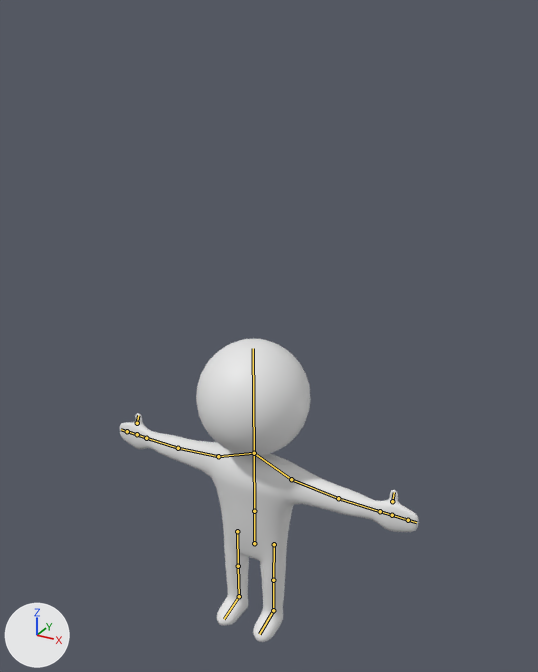
Two versions of the Blender file Content/Models/Humanoid.blend, one commit apart.
One viewpoint serves both versions: a 50 mm lens placed at (4.9, -8.44, 7.16), pointed at (0.11, 0.27, 2.8). Lighting does not change. The marker at lower left points along +X, +Y and +Z. The bones that bend it are drawn over the model as lines.

In view in the first picture: 'Body', 'Head'.
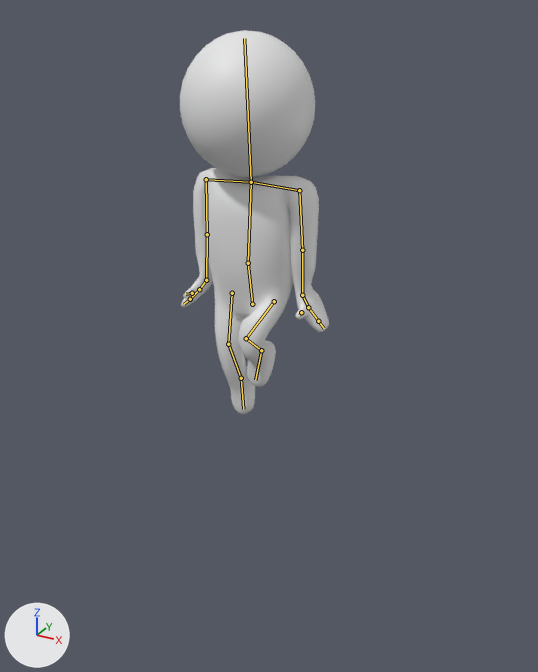
The newer file adds an action. The first version stands in its rest pose; the second is drawn at frame 34 of the action 'Stance1'.

Where the change shows, as pixel boxes (x1, y1, x2, y2) in the pictures (538 x 672 px):
```json
{"object": "Body", "change": "posed", "before": [120, 413, 418, 642], "after": [181, 168, 329, 414], "on screen": "50% narrower, 7% taller"}
{"object": "Head", "change": "posed", "before": [196, 339, 311, 456], "after": [180, 30, 315, 177], "on screen": "17% wider, 25% taller"}
{"bone": "LowerSpine", "before": "(254, 543) to (254, 511)", "after": "(252, 304) to (248, 263)"}
{"bone": "UpperSpine", "before": "(254, 511) to (254, 453)", "after": "(248, 263) to (251, 182)"}
{"bone": "Shoulder_L", "before": "(254, 453) to (291, 479)", "after": "(251, 182) to (299, 190)"}
{"bone": "UpperArm_L", "before": "(291, 479) to (338, 498)", "after": "(299, 190) to (302, 250)"}
{"bone": "LowerArm_L", "before": "(338, 498) to (380, 511)", "after": "(302, 250) to (302, 295)"}
{"bone": "Wrist_L", "before": "(380, 511) to (392, 515)", "after": "(302, 295) to (308, 307)"}
{"bone": "Shoulder_R", "before": "(254, 453) to (218, 456)", "after": "(251, 182) to (206, 179)"}
{"bone": "UpperArm_R", "before": "(218, 456) to (178, 448)", "after": "(206, 179) to (207, 234)"}
{"bone": "LowerArm_R", "before": "(178, 448) to (146, 438)", "after": "(207, 234) to (206, 280)"}
{"bone": "Wrist_R", "before": "(146, 438) to (137, 434)", "after": "(206, 280) to (199, 289)"}
{"bone": "LowerHand_R", "before": "(137, 434) to (127, 431)", "after": "(199, 289) to (190, 299)"}
{"bone": "UpperHand_R", "before": "(127, 431) to (121, 429)", "after": "(190, 299) to (184, 304)"}
{"bone": "Head", "before": "(254, 453) to (253, 348)", "after": "(251, 182) to (244, 38)"}
{"bone": "UpperLeg_L", "before": "(274, 544) to (273, 580)", "after": "(274, 301) to (246, 338)"}
{"bone": "LowerLeg_L", "before": "(273, 580) to (273, 610)", "after": "(246, 338) to (261, 350)"}
{"bone": "Foot_L", "before": "(273, 610) to (259, 634)", "after": "(261, 350) to (255, 380)"}
{"bone": "UpperLeg_R", "before": "(237, 531) to (238, 566)", "after": "(232, 293) to (228, 344)"}
{"bone": "LowerLeg_R", "before": "(238, 566) to (239, 596)", "after": "(228, 344) to (241, 378)"}
{"bone": "Foot_R", "before": "(239, 596) to (224, 619)", "after": "(241, 378) to (243, 409)"}
```

Scene script edits in JSON lines:
```json
{"block": "bone_lowerspine", "where": "bone_lowerspine = bpy.data.objects['Humanoid'].pose.bones['LowerSpine']"}
{"op": "set", "path": "bone_lowerspine.location", "old": "(0.0, 0.0, 0.0)", "new": "(0.0, 4.17, 0.0)"}
{"op": "set", "path": "bone_lowerspine.rotation_quaternion", "old": "(1.0, 0.0, 0.0, 0.0)", "new": "(0.996, 0.089, 0.0, 0.0)", "note": "degrees (0, 0, 0) -> degrees (10, 0, 0)"}
{"block": "bone_upperspine", "where": "bone_upperspine = bpy.data.objects['Humanoid'].pose.bones['UpperSpine']  # child of 'LowerSpine'"}
{"op": "set", "path": "bone_upperspine.rotation_quaternion", "old": "(1.0, 0.0, 0.0, 0.0)", "new": "(0.99, -0.14, 0.0, 0.0)", "note": "degrees (0, 0, 0) -> degrees (-16, 0, 0)"}
{"block": "bone_shoulder_l", "where": "bone_shoulder_l = bpy.data.objects['Humanoid'].pose.bones['Shoulder_L']  # child of 'UpperSpine'"}
{"op": "set", "path": "bone_shoulder_l.rotation_quaternion", "old": "(1.0, 0.0, 0.0, 0.0)", "new": "(0.985, -0.003, -0.001, 0.173)", "note": "degrees (0, 0, 0) -> degrees (0, 0, 20)"}
{"block": "bone_upperarm_l", "where": "bone_upperarm_l = bpy.data.objects['Humanoid'].pose.bones['UpperArm_L']  # child of 'Shoulder_L'"}
{"op": "set", "path": "bone_upperarm_l.rotation_quaternion", "old": "(1.0, 0.0, 0.0, 0.0)", "new": "(0.396, 0.539, 0.5, -0.55)", "note": "degrees (0, 0, 0) -> degrees (56, 98, -45)"}
{"block": "bone_lowerarm_l", "where": "bone_lowerarm_l = bpy.data.objects['Humanoid'].pose.bones['LowerArm_L']  # child of 'UpperArm_L'"}
{"op": "set", "path": "bone_lowerarm_l.rotation_quaternion", "old": "(1.0, 0.0, 0.0, 0.0)", "new": "(0.997, 0.036, 0.003, -0.065)", "note": "degrees (0, 0, 0) -> degrees (4, 1, -7)"}
{"block": "bone_wrist_l", "where": "bone_wrist_l = bpy.data.objects['Humanoid'].pose.bones['Wrist_L']  # child of 'LowerArm_L'"}
{"op": "set", "path": "bone_wrist_l.rotation_quaternion", "old": "(1.0, 0.0, 0.0, 0.0)", "new": "(0.949, -0.315, 0.009, -0.023)", "note": "degrees (0, 0, 0) -> degrees (-37, 0, -3)"}
{"block": "bone_shoulder_r", "where": "bone_shoulder_r = bpy.data.objects['Humanoid'].pose.bones['Shoulder_R']  # child of 'UpperSpine'"}
{"op": "set", "path": "bone_shoulder_r.rotation_quaternion", "old": "(1.0, 0.0, 0.0, 0.0)", "new": "(0.986, 0.0, 0.0, -0.169)", "note": "degrees (0, 0, 0) -> degrees (0, 0, -19)"}
{"block": "bone_upperarm_r", "where": "bone_upperarm_r = bpy.data.objects['Humanoid'].pose.bones['UpperArm_R']  # child of 'Shoulder_R'"}
{"op": "set", "path": "bone_upperarm_r.rotation_quaternion", "old": "(1.0, 0.0, 0.0, 0.0)", "new": "(0.362, 0.56, -0.523, 0.531)", "note": "degrees (0, 0, 0) -> degrees (41, -103, 61)"}
{"block": "bone_lowerarm_r", "where": "bone_lowerarm_r = bpy.data.objects['Humanoid'].pose.bones['LowerArm_R']  # child of 'UpperArm_R'"}
{"op": "set", "path": "bone_lowerarm_r.rotation_quaternion", "old": "(1.0, 0.0, 0.0, 0.0)", "new": "(0.992, 0.039, 0.088, -0.06)", "note": "degrees (0, 0, 0) -> degrees (4, 10, -7)"}
{"block": "bone_wrist_r", "where": "bone_wrist_r = bpy.data.objects['Humanoid'].pose.bones['Wrist_R']  # child of 'LowerArm_R'"}
{"op": "set", "path": "bone_wrist_r.rotation_quaternion", "old": "(1.0, 0.0, 0.0, 0.0)", "new": "(0.923, -0.358, -0.118, 0.072)", "note": "degrees (0, 0, 0) -> degrees (-43, -10, 13)"}
{"block": "bone_lowerhand_r", "where": "bone_lowerhand_r = bpy.data.objects['Humanoid'].pose.bones['LowerHand_R']  # child of 'Wrist_R'"}
{"op": "set", "path": "bone_lowerhand_r.rotation_quaternion", "old": "(1.0, 0.0, 0.0, 0.0)", "new": "(0.998, 0.024, -0.036, -0.052)", "note": "degrees (0, 0, 0) -> degrees (3, -4, -6)"}
{"block": "bone_upperhand_r", "where": "bone_upperhand_r = bpy.data.objects['Humanoid'].pose.bones['UpperHand_R']  # child of 'LowerHand_R'"}
{"op": "set", "path": "bone_upperhand_r.rotation_quaternion", "old": "(1.0, 0.0, 0.0, 0.0)", "new": "(0.995, -0.099, -0.024, 0.016)", "note": "degrees (0, 0, 0) -> degrees (-11, -3, 2)"}
{"block": "bone_head", "where": "bone_head = bpy.data.objects['Humanoid'].pose.bones['Head']  # child of 'UpperSpine'"}
{"op": "set", "path": "bone_head.rotation_quaternion", "old": "(1.0, 0.0, 0.0, 0.0)", "new": "(0.996, 0.088, 0.0, 0.0)", "note": "degrees (0, 0, 0) -> degrees (10, 0, 0)"}
{"block": "bone_upperleg_l", "where": "bone_upperleg_l = bpy.data.objects['Humanoid'].pose.bones['UpperLeg_L']  # child of 'LowerSpine'"}
{"op": "set", "path": "bone_upperleg_l.rotation_quaternion", "old": "(1.0, 0.0, 0.0, 0.0)", "new": "(0.802, 0.089, -0.03, 0.589)", "note": "degrees (0, 0, 0) -> degrees (6, -9, 72)"}
{"block": "bone_lowerleg_l", "where": "bone_lowerleg_l = bpy.data.objects['Humanoid'].pose.bones['LowerLeg_L']  # child of 'UpperLeg_L'"}
{"op": "set", "path": "bone_lowerleg_l.rotation_quaternion", "old": "(1.0, 0.0, 0.0, 0.0)", "new": "(0.539, 0.0, 0.0, -0.842)", "note": "degrees (0, 0, 0) -> degrees (0, 0, -115)"}
{"block": "bone_foot_l", "where": "bone_foot_l = bpy.data.objects['Humanoid'].pose.bones['Foot_L']  # child of 'LowerLeg_L'"}
{"op": "set", "path": "bone_foot_l.rotation_quaternion", "old": "(1.0, 0.0, 0.0, 0.0)", "new": "(0.975, 0.0, 0.0, -0.221)", "note": "degrees (0, 0, 0) -> degrees (0, 0, -26)"}
{"block": "bone_upperleg_r", "where": "bone_upperleg_r = bpy.data.objects['Humanoid'].pose.bones['UpperLeg_R']  # child of 'LowerSpine'"}
{"op": "set", "path": "bone_upperleg_r.rotation_quaternion", "old": "(1.0, 0.0, 0.0, 0.0)", "new": "(0.966, 0.054, 0.001, -0.253)", "note": "degrees (0, 0, 0) -> degrees (6, 2, -29)"}
{"block": "bone_lowerleg_r", "where": "bone_lowerleg_r = bpy.data.objects['Humanoid'].pose.bones['LowerLeg_R']  # child of 'UpperLeg_R'"}
{"op": "set", "path": "bone_lowerleg_r.rotation_quaternion", "old": "(1.0, 0.0, 0.0, 0.0)", "new": "(0.945, 0.0, 0.0, 0.328)", "note": "degrees (0, 0, 0) -> degrees (0, 0, 38)"}
{"block": "bone_foot_r", "where": "bone_foot_r = bpy.data.objects['Humanoid'].pose.bones['Foot_R']  # child of 'LowerLeg_R'"}
{"op": "set", "path": "bone_foot_r.rotation_quaternion", "old": "(1.0, 0.0, 0.0, 0.0)", "new": "(0.881, 0.0, 0.0, 0.473)", "note": "degrees (0, 0, 0) -> degrees (0, 0, 57)"}
```
